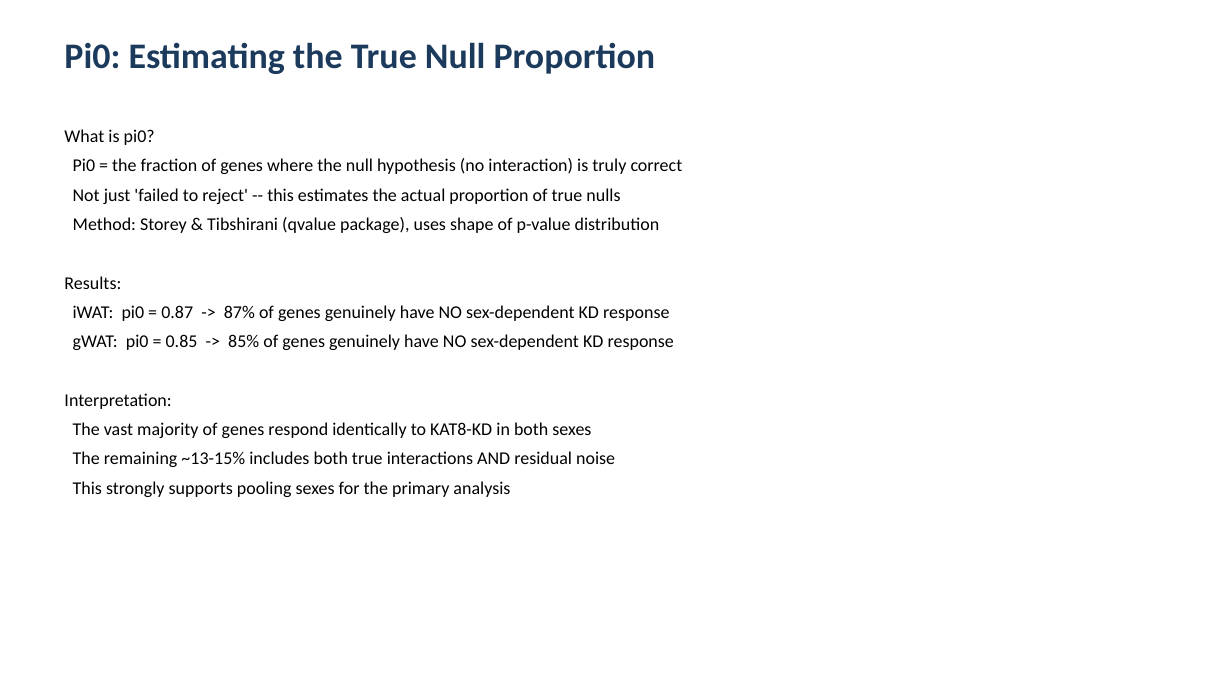
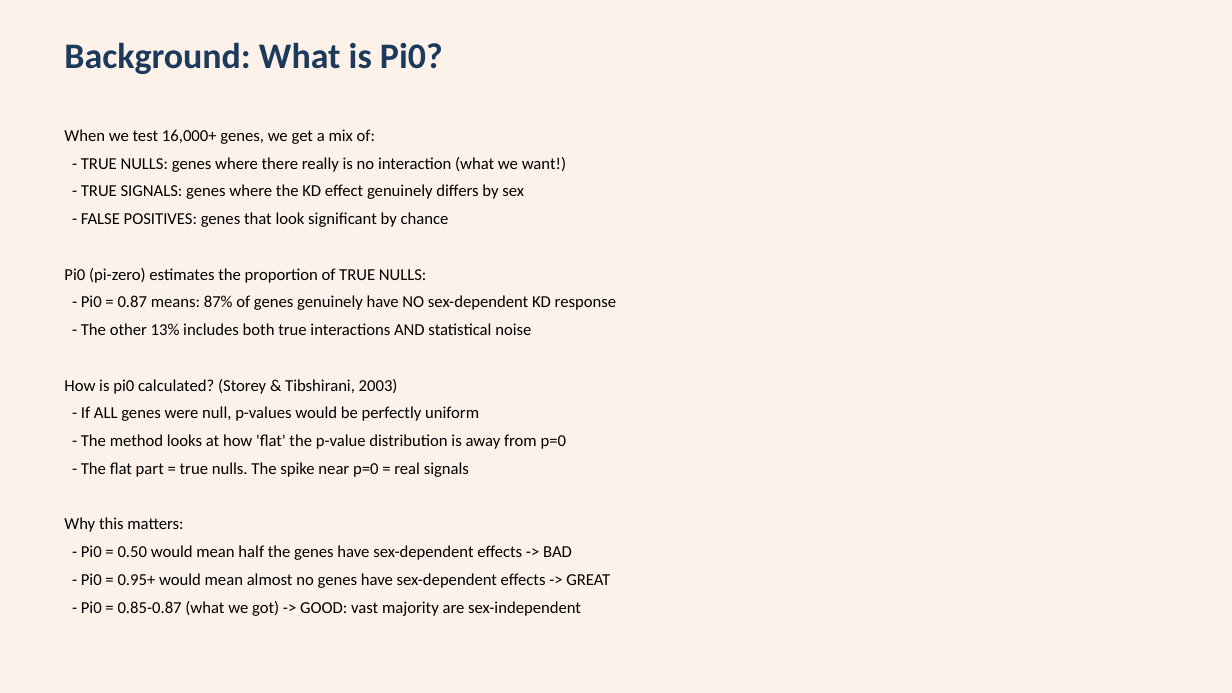
Before and after one commit to lkingcpdtka-ux/KAT8-Project, a slide deck: slide 10 of Results/KAT8_sex_interaction_presentation.pptx (slide 7 before the commit). Drawn at 1232x693 pixels with LibreOffice and Linux fonts; fonts in the diff are those of the drawing. Boxes give left, top, right and bottom in pixels: in the first picture for what was removed or moved away, otherwise in the second. Text is boxed around its words. In the diff, an @@ line names an element or a change of style, - is before the commit and + after.

```diff
--- a/Results/KAT8_sex_interaction_presentation.pptx
+++ b/Results/KAT8_sex_interaction_presentation.pptx
@@ background #FFFFFF to #FDF2E9 @@
@@ text at (64,42,443,74): text changed @@
-Pi0: Estimating the True Null Proportion
+Background: What is Pi0?
@@ text at (64,129,616,616): text changed; size 14 to 13 pt @@
-What is pi0?
-Pi0 = the fraction of genes where the null hypothesis (no interaction) is truly correct
-Not just 'failed to reject' -- this estimates the actual proportion of true nulls
-Method: Storey & Tibshirani (qvalue package), uses shape of p-value distribution
-Results:
-iWAT: pi0 = 0.87 -> 87% of genes genuinely have NO sex-dependent KD response
-gWAT: pi0 = 0.85 -> 85% of genes genuinely have NO sex-dependent KD response
-Interpretation:
-The vast majority of genes respond identically to KAT8-KD in both sexes
-The remaining ~13-15% includes both true interactions AND residual noise
-This strongly supports pooling sexes for the primary analysis
+When we test 16,000+ genes, we get a mix of:
+- TRUE NULLS: genes where there really is no interaction (what we want!)
+- TRUE SIGNALS: genes where the KD effect genuinely differs by sex
+- FALSE POSITIVES: genes that look significant by chance
+Pi0 (pi-zero) estimates the proportion of TRUE NULLS:
+- Pi0 = 0.87 means: 87% of genes genuinely have NO sex-dependent KD response
+- The other 13% includes both true interactions AND statistical noise
+How is pi0 calculated? (Storey & Tibshirani, 2003)
+- If ALL genes were null, p-values would be perfectly uniform
+- The method looks at how 'flat' the p-value distribution is away from p=0
+- The flat part = true nulls. The spike near p=0 = real signals
+Why this matters:
+- Pi0 = 0.50 would mean half the genes have sex-dependent effects -> BAD
+- Pi0 = 0.95+ would mean almost no genes have sex-dependent effects -> GREAT
+- Pi0 = 0.85-0.87 (what we got) -> GOOD: vast majority are sex-independent
```
Also in this commit, not shown: 10 other slides changed, 10 slides added, 4 slides removed, 2 other files.
